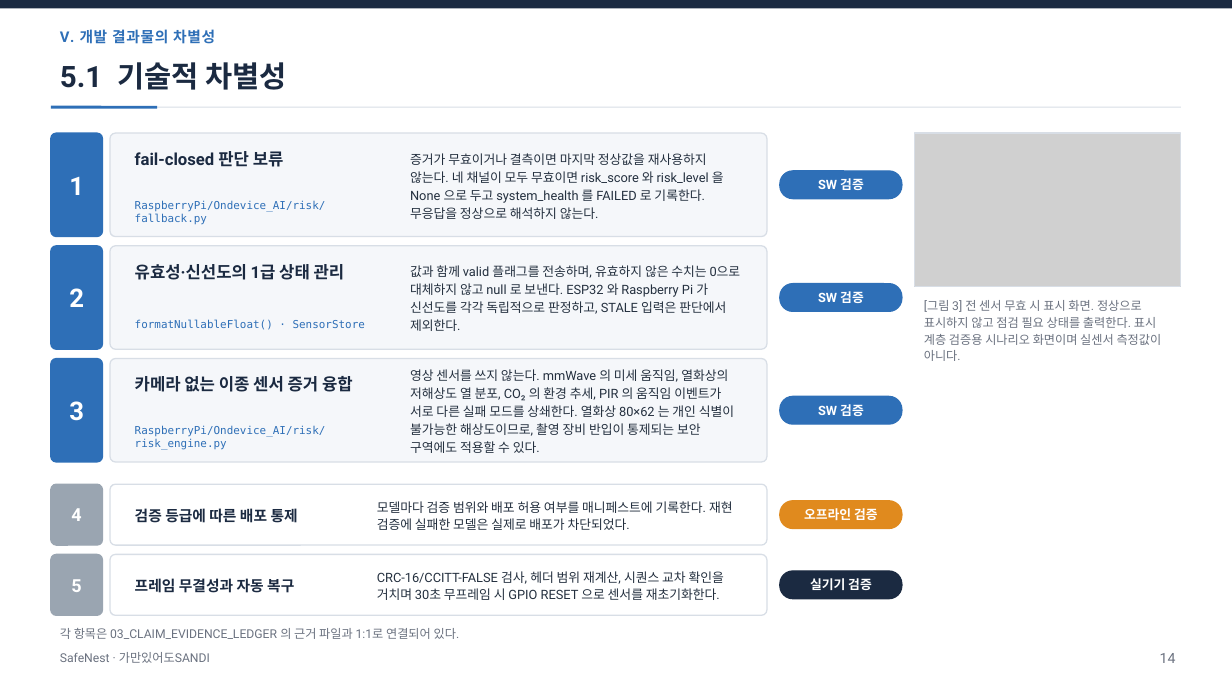
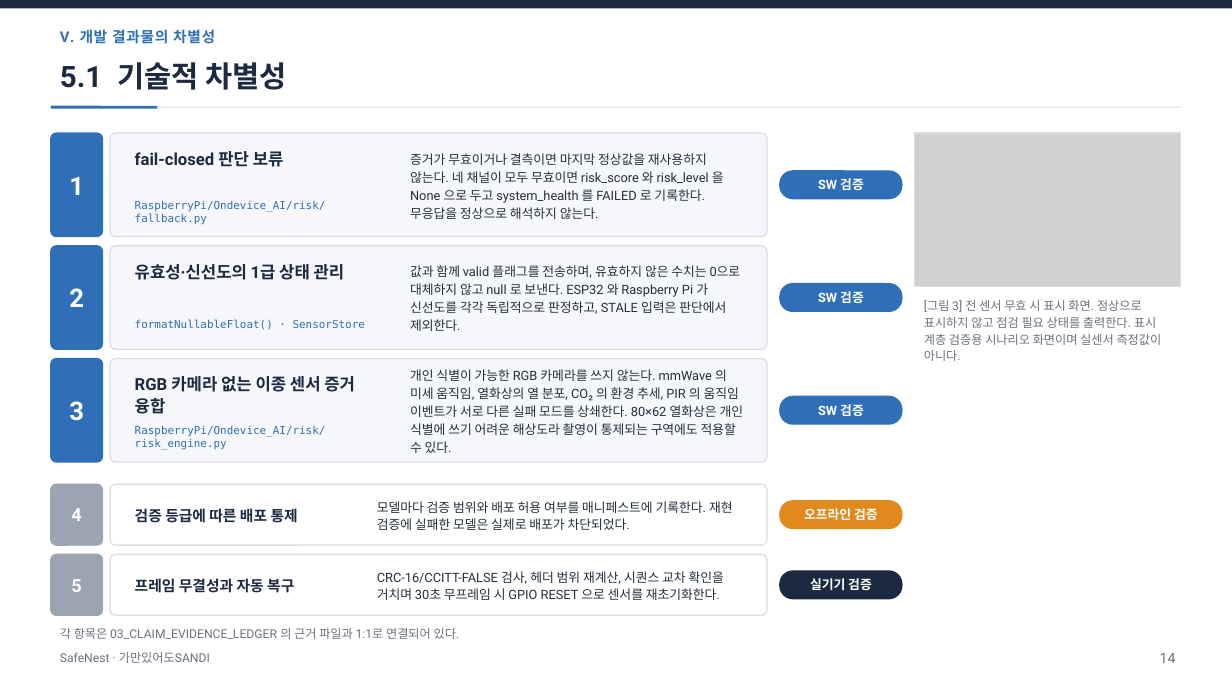
Before and after one commit to jinsu1011/safenest-embedded-competition, a slide deck: slide 15 of final-report/2026ESWContest_자유공모_가만있어도SANDI_개발완료보고서.pptx. Drawn at 1232x693 pixels with LibreOffice and Linux fonts; fonts in the diff are those of the drawing; grey boxes stand for pictures. Boxes give left, top, right and bottom in pixels: in the first picture for what was removed or moved away, otherwise in the second. Text is boxed around its words. In the diff, an @@ line names an element or a change of style, - is before the commit and + after.

```diff
--- a/final-report/2026ESWContest_자유공모_가만있어도SANDI_개발완료보고서.pptx
+++ b/final-report/2026ESWContest_자유공모_가만있어도SANDI_개발완료보고서.pptx
@@ text at <box>135,376,355,414</box>: text changed @@
-카메라 없는 이종 센서 증거 융합
+RGB 카메라 없는 이종 센서 증거 융합
@@ text at <box>410,369,744,453</box>: text changed @@
-영상 센서를 쓰지 않는다. mmWave 의 미세 움직임, 열화상의 저해상도 열 분포, CO₂ 의 환경 추세, PIR 의 움직임 이벤트가 서로 다른 실패 모드를 상쇄한다. 열화상 80×62 는 개인 식별이 불가능한 해상도이므로, 촬영 장비 반입이 통제되는 보안 구역에도 적용할 수 있다.
+개인 식별이 가능한 RGB 카메라를 쓰지 않는다. mmWave 의 미세 움직임, 열화상의 열 분포, CO₂ 의 환경 추세, PIR 의 움직임 이벤트가 서로 다른 실패 모드를 상쇄한다. 80×62 열화상은 개인 식별에 쓰기 어려운 해상도라 촬영이 통제되는 구역에도 적용할 수 있다.
```
Also in this commit, not shown: 8 other slides changed, 12 other files.
